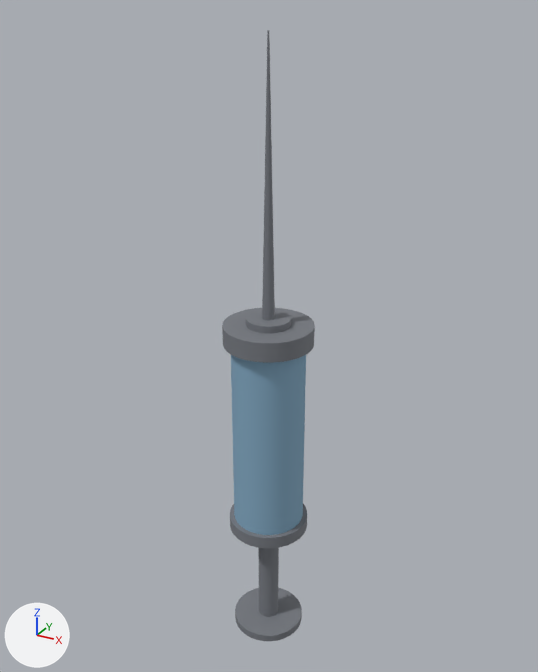
The FBX model Assets/Models/MainCharacter/Models/block spitz.FBX as it was, and as the next commit left it.
The view is the same before and after, from a camera (50 mm lens) standing at (0.768, -1.395, 0.999) and looking at (-0.016, 0.032, 0.286). Every picture has the same lights, and +X, +Y and +Z are marked at lower left. Where no turn or scale is listed for an object, it has been applied to the vertices.
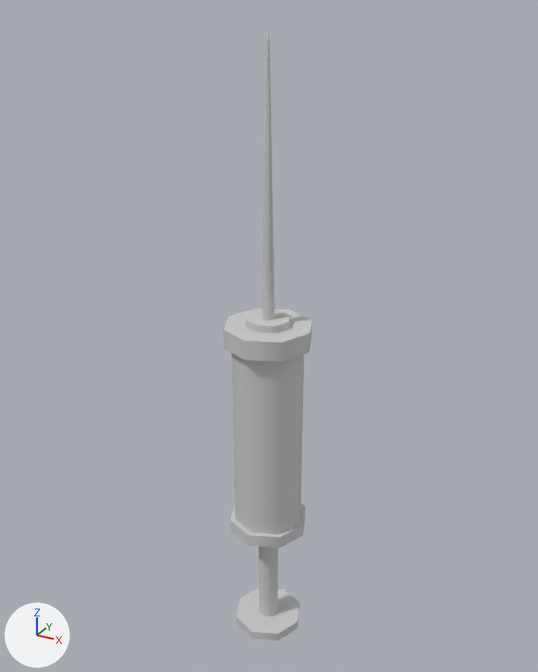
The newer file is also rescaled (x0.1), turned or shifted as a whole; pictures and numbers use the older file's frame.

Location of each change, (x1, y1, x2, y2) in pixels of the pictures (538 x 672 px):
'Cylinder002', reshaped: before (222, 30, 315, 641); after (223, 32, 312, 641)
part 1 of me_mesh, cut back: before (222, 30, 315, 641); after (236, 32, 300, 641)

The change, as a diff of the scene's bpy script:
```diff
--- a/Assets/Models/MainCharacter/Models/block spitz.FBX.py
+++ b/Assets/Models/MainCharacter/Models/block spitz.FBX.py
@@ mat_block_spitz @@
+mat_block_spitz = principled_material('block spitz')
+mat_block_spitz.base_color = (0.588, 0.588, 0.588)  # light grey #cacaca
+mat_block_spitz.roughness = 0.859
@@ me_mesh @@
 # used by ob_cylinder002; location = (0.0, 0.0, 0.0)
-me_mesh.from_pydata(...)  # 2304 vertices, 4352 faces; spans x -0.11..0.11, y -0.11..0.11, z -0.55..0.96
-me_mesh.materials.append(mat_19___default)  # grey #767980
-me_mesh.materials.append(mat_2234)  # blue #82a8c2
+me_mesh.from_pydata(...)  # 122 vertices, 120 faces; spans x -0.11..0.11, y -0.11..0.11, z -0.55..0.96
+# me_mesh part 1: 6 vertices moved within x -0.02..0.03, y -0.02..0.03, z -0.23..0.35; 2196 vertices removed from x -0.11..0.11, y -0.11..0.11, z -0.55..0.96; 14 vertices added at x -0.06..0.06, y -0.06..0.06, z -0.55..0.95
+me_mesh.materials.append(mat_block_spitz)  # light grey #cacaca
```
